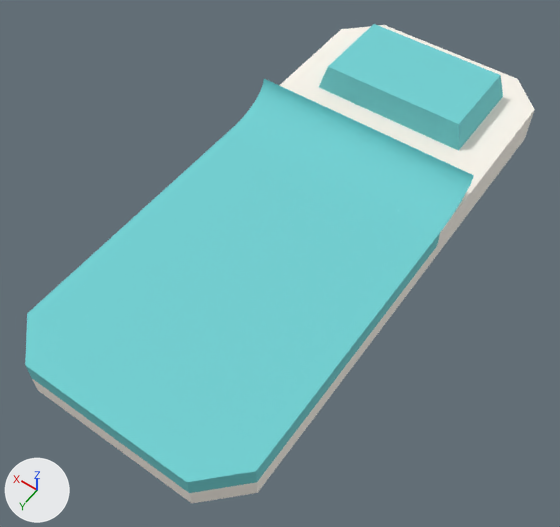
The glTF model assets/nature_kit/bed_floor.glb as it was, and as the next commit left it.
Both versions are drawn from a camera (50 mm lens) standing at (-0.358, 0.566, 0.728) and looking at (-0.005, 0.071, -0.049). The lights are fixed; the arrows at lower left show +X, +Y and +Z. The older version comes first. Where no turn or scale is listed for an object, it has been applied to the vertices.

In view in the first picture: 'bed_floor'.
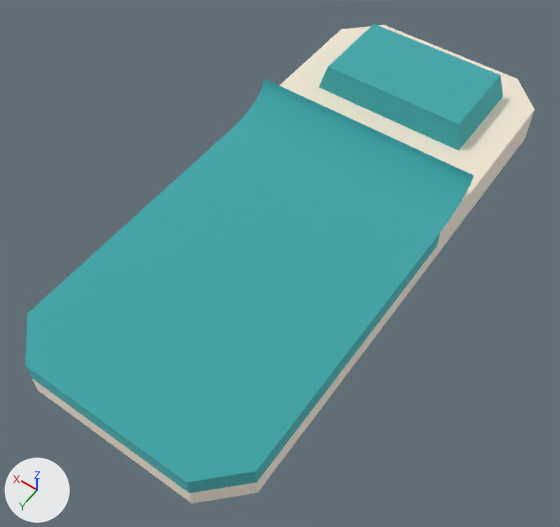
Pixel boxes (x1, y1, x2, y2) of what changed, in the pictures (560 x 527 px):
'bed_floor', surface changed (darker): (25, 24, 535, 503) in both

The change in detail:
In material 'woodBirch' (mat_woodbirch), metallic goes from 0.05 to 1.0.
In material 'leafsDark' (mat_leafsdark), metallic goes from 0.05 to 1.0.
In material 'leafsDark' (mat_leafsdark), roughness goes from 0.85 to 1.0.
Object 'tmpParent' (ob_tmpparent) is deleted.
